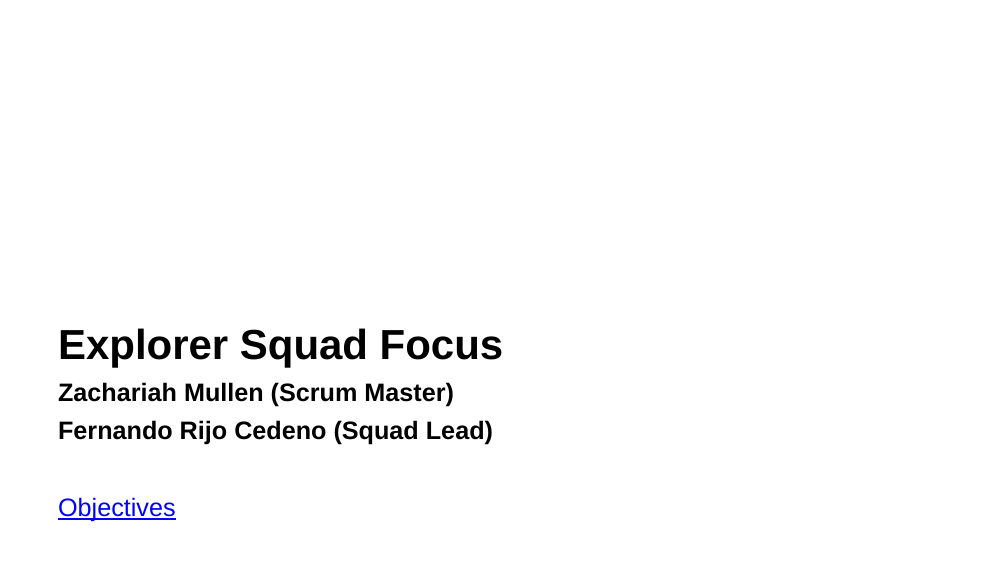
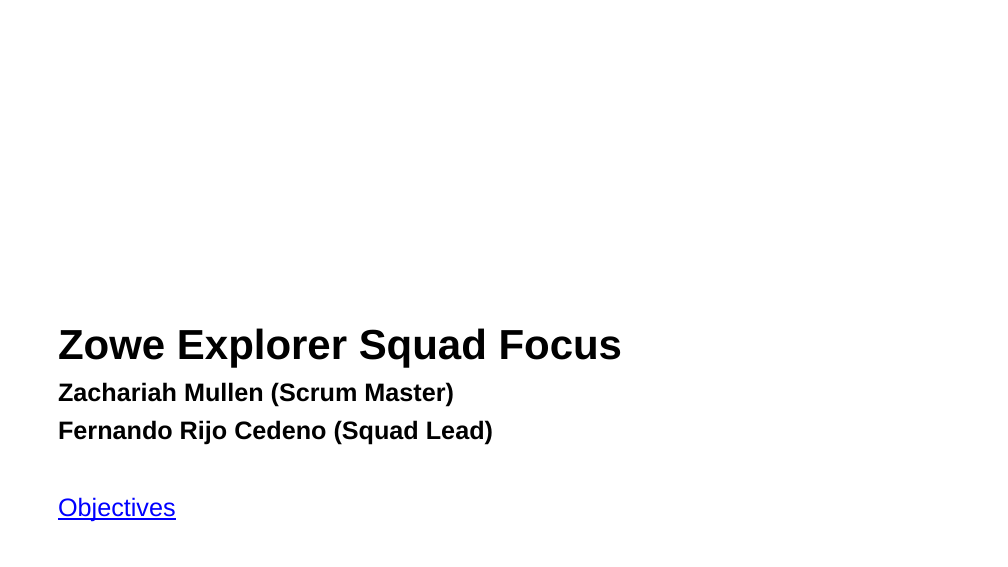
Before and after one commit to zowe/community, a slide deck: slide 4 of Project Management/PI Planning/20PI4 Planning/Zowe Community Squad Focus for 20PI4.pptx (slide 23 before the commit). Drawn at 1008x567 pixels with LibreOffice and Linux fonts; fonts in the diff are those of the drawing. Boxes give left, top, right and bottom in pixels: in the first picture for what was removed or moved away, otherwise in the second. Text is boxed around its words. In the diff, an @@ line names an element or a change of style, - is before the commit and + after.

```diff
--- a/Project Management/PI Planning/20PI4 Planning/Zowe Community Squad Focus for 20PI4.pptx
+++ b/Project Management/PI Planning/20PI4 Planning/Zowe Community Squad Focus for 20PI4.pptx
@@ text at (58,328,623,367): text changed @@
-Explorer Squad Focus
+Zowe Explorer Squad Focus
```
Also in this commit, not shown: 1 other slide changed.
